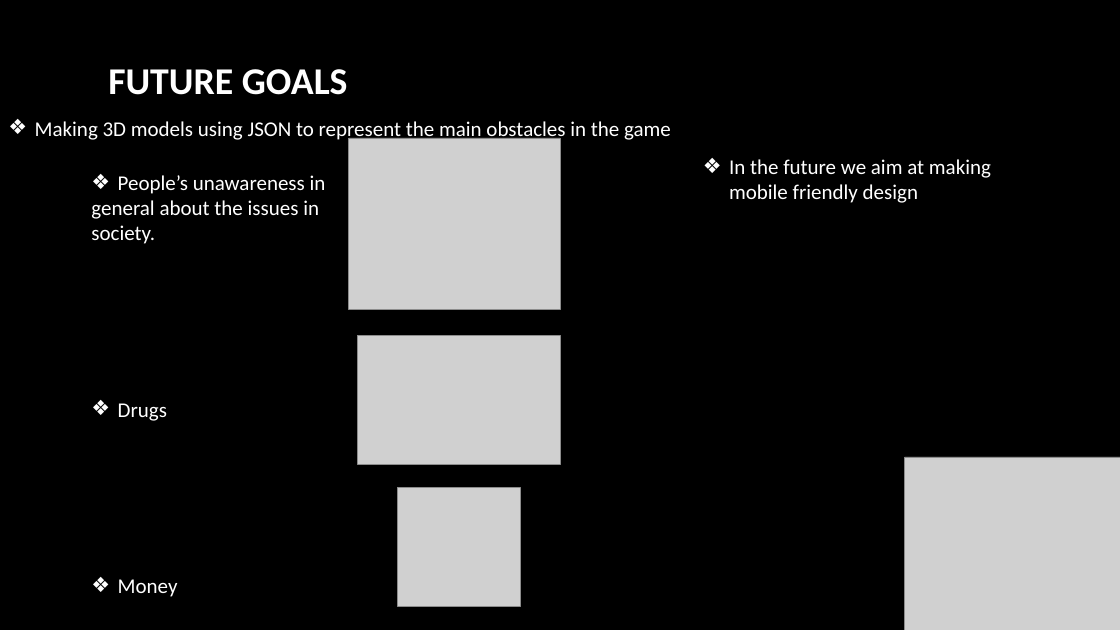
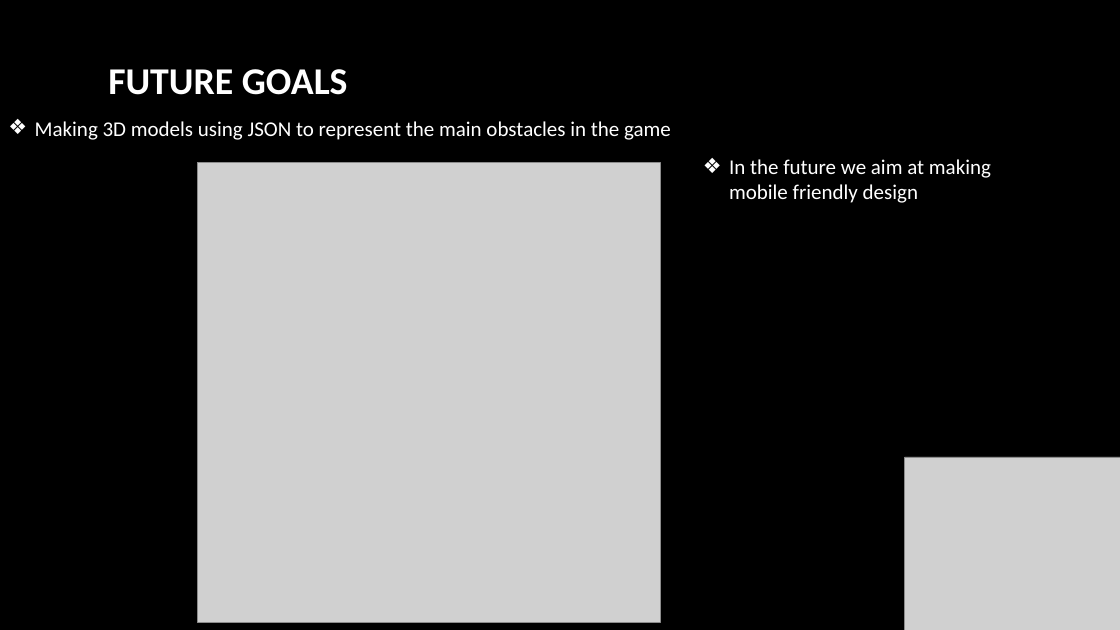
Before and after one commit to glasgow2017/team-5, a slide deck: slide 6 of Presentation/codeforhood.pptx. Drawn at 1120x630 pixels with LibreOffice and Linux fonts; fonts in the diff are those of the drawing; grey boxes stand for pictures; background and template pictures are left out. Boxes give left, top, right and bottom in pixels: in the first picture for what was removed or moved away, otherwise in the second. Text is boxed around its words. In the diff, an @@ line names an element or a change of style, - is before the commit and + after.

```diff
--- a/Presentation/codeforhood.pptx
+++ b/Presentation/codeforhood.pptx
@@ picture removed at box(349, 138, 560, 309) @@
@@ text removed at box(91, 175, 326, 597) @@
-❖ People’s unawareness in
-general about the issues in
-society.
-❖ Drugs
-❖ Money
@@ picture added at box(197, 163, 660, 623) @@
@@ picture removed at box(358, 335, 560, 464) @@
@@ picture removed at box(398, 488, 521, 607) @@
```
